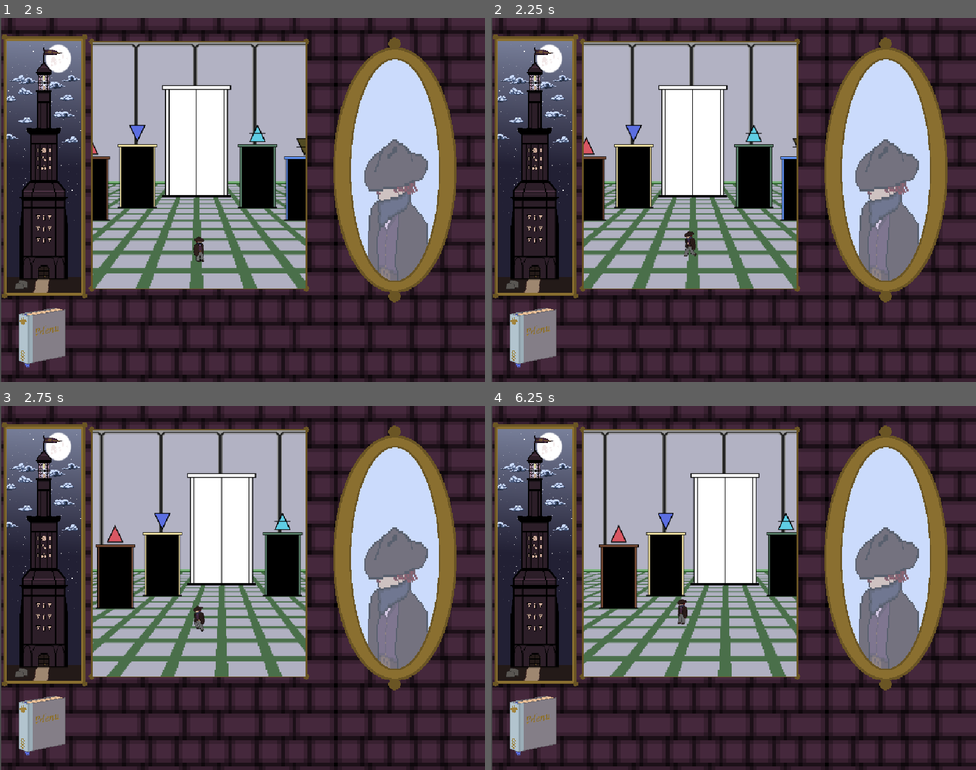
Above: before the commit, frames 1-4 (two rows, left to right).
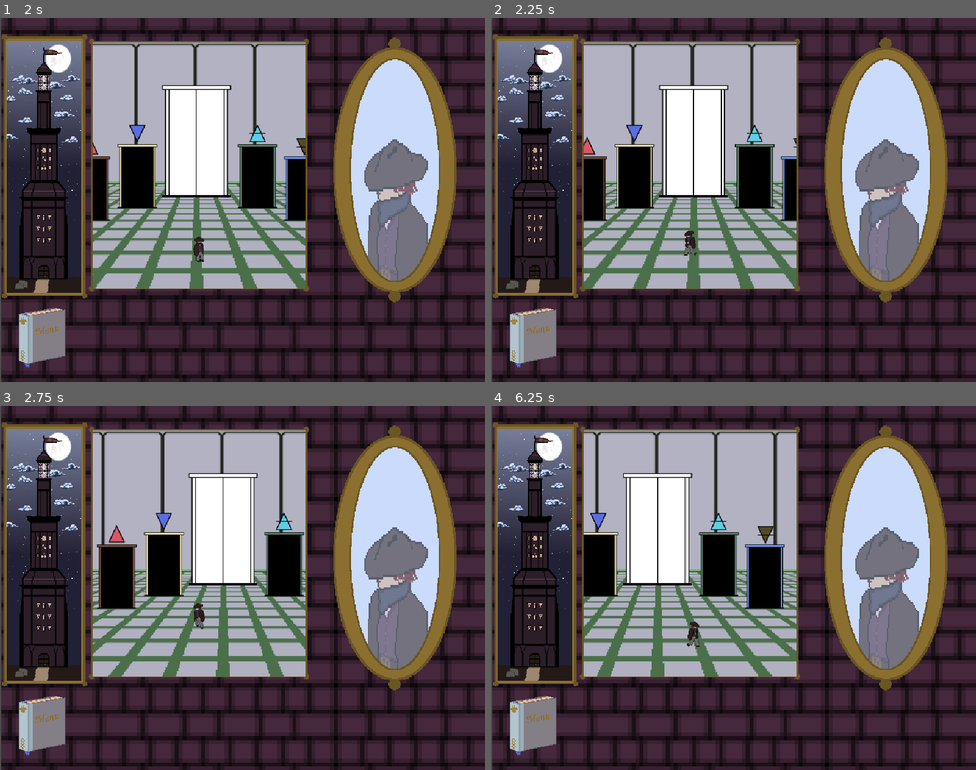
Above: after the commit, the same moments.

Repository: mccajd/Quintessential
Game: Godot game, scene res://Scenes/main_menu.tscn
The game is run twice, just before and just after one commit, with the same random seed, the same clock (stepped at 60 frames per second) and the same inputs.
Inputs (mouse positions are in pixels of both pictures, inside the frame that each line leads up to):
- Up to frame 1 (2 s): click (441, 178) at 0.5 s; move the mouse to (349, 181) at 1.27 s; press the mouse at (349, 181) at 1.28 s
- Up to frame 2 (2.25 s): tap Enter at 2 s; move the mouse to (636, 218) at 2.02 s; release the mouse at (636, 218) at 2.03 s; click (636, 218) at 2.1 s
- Up to frame 3 (2.75 s): no input
- Up to frame 4 (6.25 s): move the mouse to (782, 507) at 2.77 s; press the mouse at (782, 507) at 2.78 s; move the mouse to (709, 660) at 3.52 s; release the mouse at (709, 660) at 3.53 s; click (709, 660) at 3.6 s; move the mouse to (879, 642) at 4.27 s; press the mouse at (879, 642) at 4.28 s; tap Space at 5 s; move the mouse to (588, 533) at 5.02 s; release the mouse at (588, 533) at 5.03 s; click (588, 533) at 5.1 s; move the mouse to (757, 588) at 5.77 s; press the mouse at (757, 588) at 5.78 s

Frame 1 is identical in both runs. In frame 2, 2.3% of the frame differs, in the area x 19-63%, y 7-75%; in frame 3, 3.8%; in frame 4, 16%.

Commit message:
Redo movement (#49)

Diff:
--- a/Scripts/beacon_node.gd
+++ b/Scripts/beacon_node.gd
@@ -89,7 +89,9 @@
 	available_items += items.map(func(x): return ItemInSlot.new(x, null))
 
 	# selectively clear input slots if available items have been purged
+
 	for i in inputs_from_nodes.size():
+		@warning_ignore("confusable_local_declaration")
 		if available_items.map(func(i): return i.slot_id).find(i) == -1:
 			inputs_from_nodes[i] = null
 
@@ -187,7 +189,7 @@
 	inputs_from_inventory = [null, null, null, null]
 	inputs_from_nodes = [null, null, null, null]
 
-
+@warning_ignore("shadowed_variable")
 static func get_symbol_texture(id):
 	match id:
 		1: return "res://assets/symbols/one_symbol.png"
--- a/Scripts/beacon_node_item_slot.gd
+++ b/Scripts/beacon_node_item_slot.gd
@@ -46,5 +46,5 @@
 	return item_key == null
 
 
-func _drop_data(position, data):
+func _drop_data(_position, data):
 	item_dropped.emit(slot_id, data.item_position, data.from_inventory)
--- a/Scripts/beacon_node_output_slot.gd
+++ b/Scripts/beacon_node_output_slot.gd
@@ -28,7 +28,7 @@
 	return false
 
 
-func set_values(selected_node: BeaconNode, connections):
+func set_values(selected_node: BeaconNode, _connections):
 	node_destination_options = selected_node.availableNodeIds
 	selected_node_destination = selected_node.selected_destination_nodes[slot_id]
 	_set_destination_label()
--- a/Scripts/interactable.gd
+++ b/Scripts/interactable.gd
@@ -4,7 +4,7 @@
 var item_name
 signal item_discovered(item_name)
 
-func _process(delta):
+func _process(_delta):
 	pass
 
 func update_position(coords:Vector2i):
--- a/Scripts/inventory_items.gd
+++ b/Scripts/inventory_items.gd
@@ -16,7 +16,7 @@
 	_set_available_items()
 
 
-func _process(delta):
+func _process(_delta):
 	pass
 
 
--- a/Scripts/item_draggable.gd
+++ b/Scripts/item_draggable.gd
@@ -11,10 +11,10 @@
 
 signal item_hovered
 
-func _init(key: String, slot, position: int):
+func _init(key: String, slot, pos: int):
 	item_key = key
 	item_slot = slot
-	item_position = position
+	item_position = pos
 	mouse_entered.connect(_on_mouse_entered)
 	mouse_entered.connect(_on_mouse_exited)
 
--- a/Scripts/item_transformer.gd
+++ b/Scripts/item_transformer.gd
@@ -10,8 +10,8 @@
 		"dissolution":
 			return _transform(Items.dissolution_recipes, item_keys)
 		"sublimation":
-			var round = _transform(Items.sublimation_recipes, item_keys, ["salt"])
-			return round if round != null else _transform(Items.get_double_sublimation_recipes(), item_keys, ["salt", "salt"])
+			var rnd = _transform(Items.sublimation_recipes, item_keys, ["salt"])
+			return rnd if rnd != null else _transform(Items.get_double_sublimation_recipes(), item_keys, ["salt", "salt"])
 		"distillation":
 			return _transform(Items.distillation_recipes, item_keys, ["sulfur"])
 		"ascension":
--- a/Scripts/main.gd
+++ b/Scripts/main.gd
@@ -7,8 +7,8 @@
 signal hub_rooms_set
 
 func _ready():
-	for name in room_names:
-		_disable_puzzle(name)
+	for room in room_names:
+		_disable_puzzle(room)
 
 
 func _process(_delta):
@@ -42,8 +42,8 @@
 
 
 func _on_beacon_puzzle_changed(room_name):
-	for name in room_names:
-		_disable_puzzle(name)
+	for room in room_names:
+		_disable_puzzle(room)
 
 	if room_names.find(room_name) == -1:
 		room_name = null
--- a/Scripts/player.gd
+++ b/Scripts/player.gd
@@ -47,7 +47,7 @@
 		return
 
 	if !path.is_empty():
-		velocity = speed*direction_to_point(position-Vector2(8,8), path[0])
+		velocity = speed*direction_to_point(position, path[0])
 		$AnimatedSprite2D.play("limp")
 	else:
 		velocity = Vector2.ZERO
@@ -96,15 +96,16 @@
 
 	if event.is_action_pressed("select"):
 		target_tile = get_global_mouse_position()
-		start_tile  = position-Vector2(8,8)
+		start_tile  = position
 
 		$AnimatedSprite2D.flip_h = target_tile.x < start_tile.x
 
 		path = pathfinder(start_tile, target_tile)
+		if !path.is_empty(): path.remove_at(0) #remove the first point since this is the point we are already standing at
 
 func pathfinder(start:Vector2i, end:Vector2i)->PackedVector2Array:
-	var base_path = Vector2i.ZERO
-
+	if !astar_grid.is_in_boundsv(target_tile):
+		return PackedVector2Array()
 	if astar_grid.is_point_solid(target_tile):
 		end = find_valid_dest(end)
 
@@ -114,18 +115,14 @@
 	if !astar_grid.is_point_solid(target_tile):
 		return cur_dest
 
-	var neighbor = cur_dest
-
 	# TODO.hmw a more robust algorithm for finding the optimal destination when given a solid
 	# point should be devised, but this is Good 'nuff:TM: for now
-	for cell in range(tile_map.tile_set.CELL_NEIGHBOR_RIGHT_SIDE,
-						tile_map.tile_set.CELL_NEIGHBOR_TOP_RIGHT_CORNER+1):
-		neighbor = tile_map.get_neighbor_cell(cur_dest, cell)
+	for cell in tile_map.get_surrounding_cells(cur_dest):
+		if tile_map.get_used_rect().has_point(cell) and astar_grid.is_in_boundsv(cell):
+			if !astar_grid.is_point_solid(cell):
+				return cell
 
-		if !astar_grid.is_point_solid(neighbor):
-			return neighbor
-
-	return neighbor
+	return cur_dest
 
 func set_solid_tiles():
 	for tile_pos in tile_map.get_used_cells(tile_map.LAYERS.OBSTACLES):
--- a/Scripts/player_view.gd
+++ b/Scripts/player_view.gd
@@ -1,7 +1,7 @@
 extends Node
 
 @onready var tile_map = $TileMap
-var player = preload("res://Scenes/wanderer.tscn")
+var wanderer = preload("res://Scenes/wanderer.tscn")
 
 @export var level_name: String
 @export var should_be_instanced = false
@@ -9,7 +9,7 @@
 var config: LevelConfigValue
 var ref
 
-var player_spawn_point_index = 0
+var wanderer_spawn_point_index = 0
 
 var found_items: Array
 signal item_found(item_name)
@@ -26,20 +26,20 @@
 	$TileMap.visible = false
 	$TileMap.set_from_config(config, available_areas)
 
-	var new_player = player.instantiate()
-	new_player.change_room.connect(changing_room)
-	new_player.set_camera_limit(config.camera_limit_left, config.camera_limit_right, config.camera_limit_top, config.camera_limit_bottom)
-	ref = new_player
-	add_child(new_player)
+	var new_wanderer = wanderer.instantiate()
+	new_wanderer.change_room.connect(changing_room)
+	new_wanderer.set_camera_limit(config.camera_limit_left, config.camera_limit_right, config.camera_limit_top, config.camera_limit_bottom)
+	ref = new_wanderer
+	add_child(new_wanderer)
 
 	# HACK.jmc - this is a bit fragile/hacky but i'm lazy and somewhat pressed for time
 	#		when this class is instanced, we can set the spawn point index
-	#		and subsequently use that to set the spawn point of the player.
+	#		and subsequently use that to set the spawn point of the wanderer.
 	var spawn_points = tile_map.get_used_cells_by_id(tile_map.LAYERS.MISC,3,Vector2i(3,0))
-	if player_spawn_point_index > spawn_points.size():
-		player_spawn_point_index = 0
-	new_player.global_position = tile_map.map_to_local(spawn_points[player_spawn_point_index])
-	new_player.default_spawn = tile_map.map_to_local(spawn_points[0])
+	if wanderer_spawn_point_index > spawn_points.size():
+		wanderer_spawn_point_index = 0
+	new_wanderer.global_position = tile_map.map_to_local(spawn_points[wanderer_spawn_point_index])
+	new_wanderer.default_spawn = tile_map.map_to_local(spawn_points[0])
 
 	if config.default_items:
 		for item in config.default_items:
@@ -56,11 +56,11 @@
 	pass
 
 
-func changing_room(target_tile, name = null):
+func changing_room(target_tile, room = null):
 	# heh
 	print("Welcome to the Changing Room")
-	if name:
-		_change_room(name)
+	if room:
+		_change_room(room)
 		return
 
 	# may as well skip this if there's only one destination
@@ -76,15 +76,15 @@
 func set_spawn_point(source_room):
 	match source_room:
 		"ocean":
-			player_spawn_point_index = 1
+			wanderer_spawn_point_index = 1
 		"desert":
-			player_spawn_point_index = 2
+			wanderer_spawn_point_index = 2
 		"cave":
-			player_spawn_point_index = 3
+			wanderer_spawn_point_index = 3
 		"cloud":
-			player_spawn_point_index = 4
+			wanderer_spawn_point_index = 4
 		_:
-			player_spawn_point_index = 0
+			wanderer_spawn_point_index = 0
 			return
 
 
